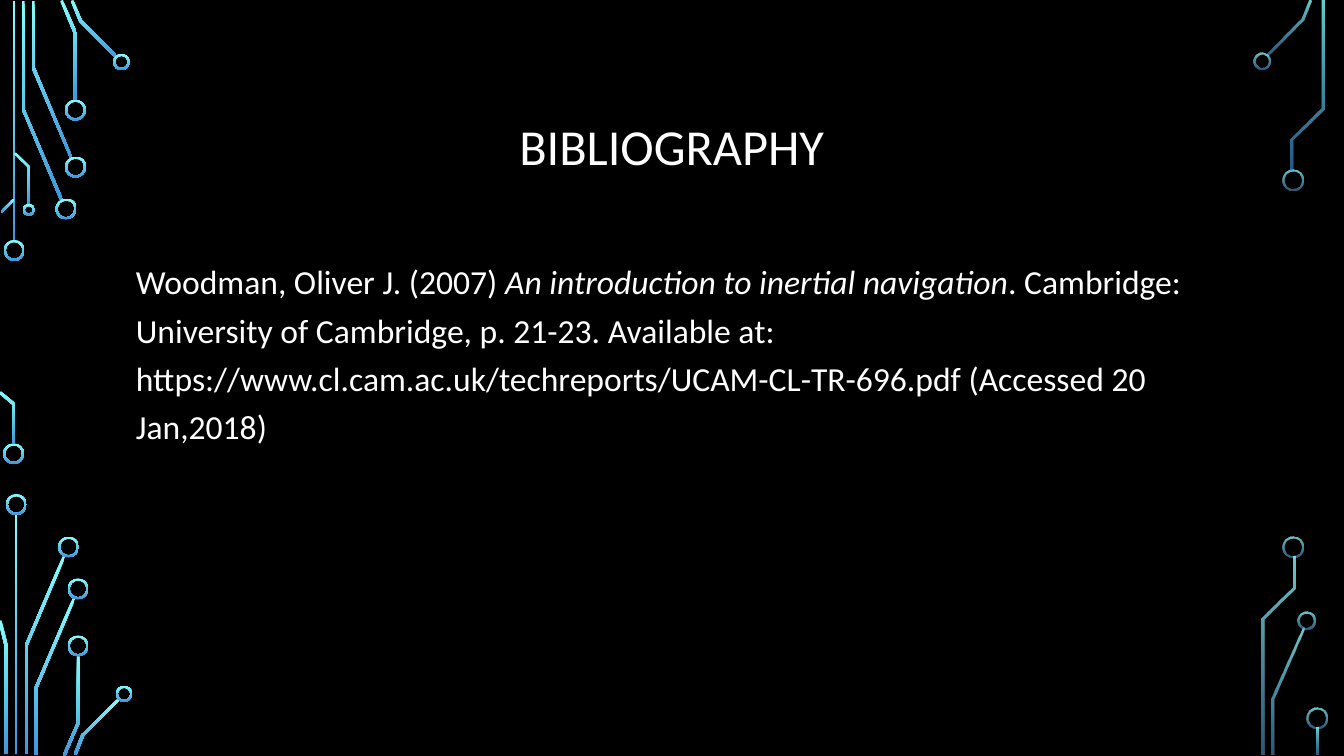
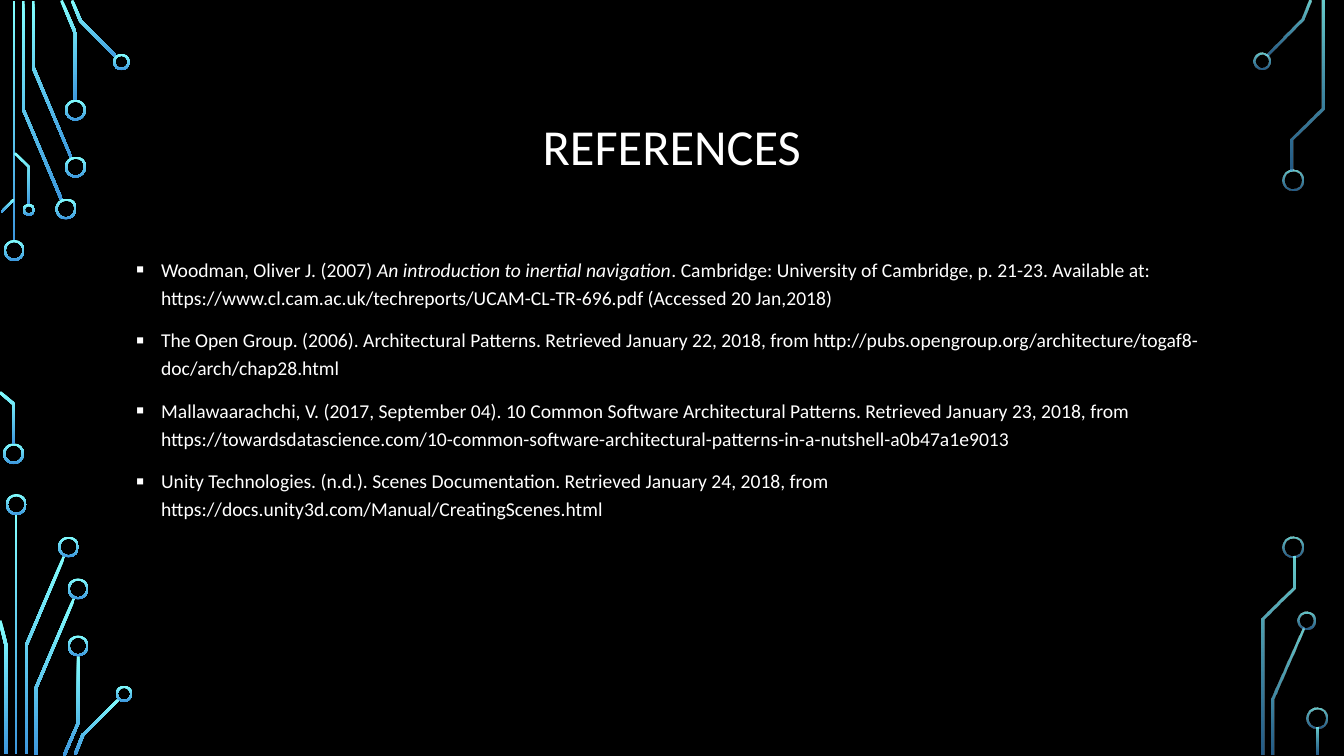
Before and after one commit to TechDevTom/HEMAUnityScripts, a slide deck: slide 29 of Documentation/Presentation.pptx (slide 23 before the commit). Drawn at 1344x756 pixels with LibreOffice and Linux fonts; fonts in the diff are those of the drawing; background and template pictures are left out. Boxes give left, top, right and bottom in pixels: in the first picture for what was removed or moved away, otherwise in the second. Text is boxed around its words. In the diff, an @@ line names an element or a change of style, - is before the commit and + after.

```diff
--- a/Documentation/Presentation.pptx
+++ b/Documentation/Presentation.pptx
@@ title at (543, 132, 801, 166): text changed @@
-BIBLIOGRAPHY
+REFERENCES
@@ text at (161, 263, 1150, 308): size 24 to 14 pt in "Woodman, Oliver J. (2007) An introduction to ..."; bullet none to ▪ @@
@@ text at (161, 333, 1197, 520): paragraphs added @@
+▪ The Open Group. (2006). Architectural Patterns. Retrieved January 22, 2018, from http://pubs.opengroup.org/architecture/togaf8-doc/arch/chap28.html
+▪ Mallawaarachchi, V. (2017, September 04). 10 Common Software Architectural Patterns. Retrieved January 23, 2018, from https://towardsdatascience.com/10-common-software-architectural-patterns-in-a-nutshell-a0b47a1e9013
+▪ Unity Technologies. (n.d.). Scenes Documentation. Retrieved January 24, 2018, from https://docs.unity3d.com/Manual/CreatingScenes.html
```
Also in this commit, not shown: 1 other slide changed, 8 slides added, 1 slide removed.
